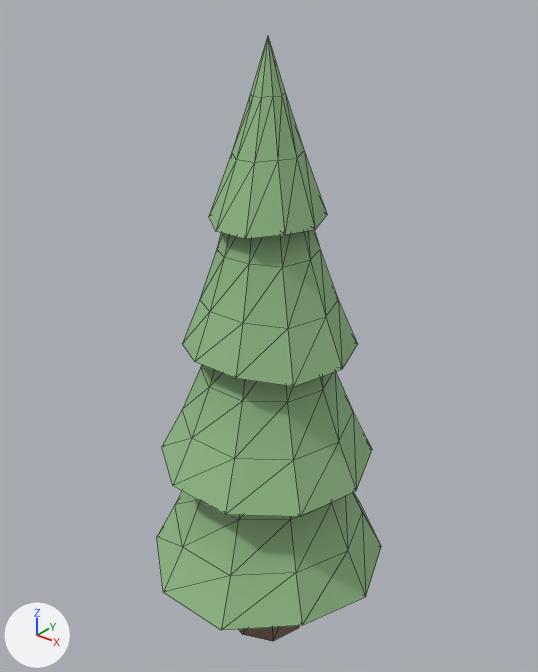
The glTF model src/client/assets/props/forest/pine.glb: old version first, new version second.
Before and after are seen from a camera (50 mm lens) standing at (5.84, -7.29, 9.64) and looking at (-0.14, 0.18, 5.0). The axes (+X, +Y, +Z) are drawn at lower left. The lights are the same throughout. The first picture is the older version. Mesh edges are drawn as thin lines. Vertices at exactly the same position are counted once.

Names of what the first picture shows: 'pine.001'.
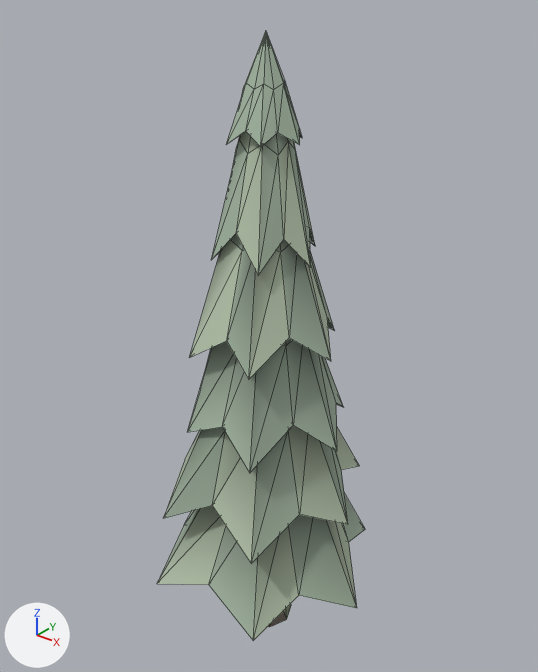
Changed parts and their boxes [x1, y1, x2, y2] in the pictures (538 x 672 px):
'pine.001', reshaped (7% narrower): before [157, 36, 381, 641]; after [157, 31, 365, 641]
part 1 of me_pine, rebuilt: before [157, 36, 381, 631]; after [157, 493, 365, 641]
part 2 of me_pine, added: after [211, 31, 315, 276]
part 3 of me_pine, added (mostly hidden): after [268, 604, 291, 627]
part 4 of me_pine, added: after [164, 426, 359, 564]
part 5 of me_pine, added: after [188, 338, 344, 473]
part 6 of me_pine, added: after [189, 234, 334, 379]
part 7 of me_pine, deleted (brown): before [239, 626, 299, 641]

The change, as a list of edits to the scene's bpy script:
```text
Change me_pine:
    used by ob_pine_001; location = (0.0, 0.0, 0.0)
    remove me_pine.from_pydata(...)  # 186 vertices, 350 faces; spans x -1.83..1.83, y -1.78..1.78, z 0.0..9.0
    add me_pine.from_pydata(...)  # 187 vertices, 342 faces; spans x -1.74..1.74, y -1.59..1.59, z 0.0..9.05
    me_pine part 1: the loose piece of 161 vertices spanning x -1.83..1.83, y -1.78..1.78, z 1.4..9.0 is rebuilt with 26 vertices and now spans x -1.74..1.74, y -1.59..1.59, z 1.13..4.24
    me_pine part 2: a new loose piece of 51 vertices spanning x -0.75..0.7, y -0.66..0.62, z 6.27..9.05, in mat_kit
    me_pine part 3: a new loose piece of 32 vertices spanning x -0.46..0.38, y -0.42..0.42, z 0.0..8.55, in mat_kit
    me_pine part 4: a new loose piece of 26 vertices spanning x -1.51..1.41, y -1.47..1.47, z 2.42..5.5, in mat_kit
    me_pine part 5: a new loose piece of 26 vertices spanning x -1.28..1.22, y -1.11..1.18, z 3.68..6.75, in mat_kit
    me_pine part 6: a new loose piece of 26 vertices spanning x -1.05..1.05, y -0.96..0.97, z 4.96..7.99, in mat_kit
    me_pine part 7
    25 vertices are removed from x -0.64..0.64, y -0.69..0.65, z 0.0..2.4
    40 faces are deleted
```
